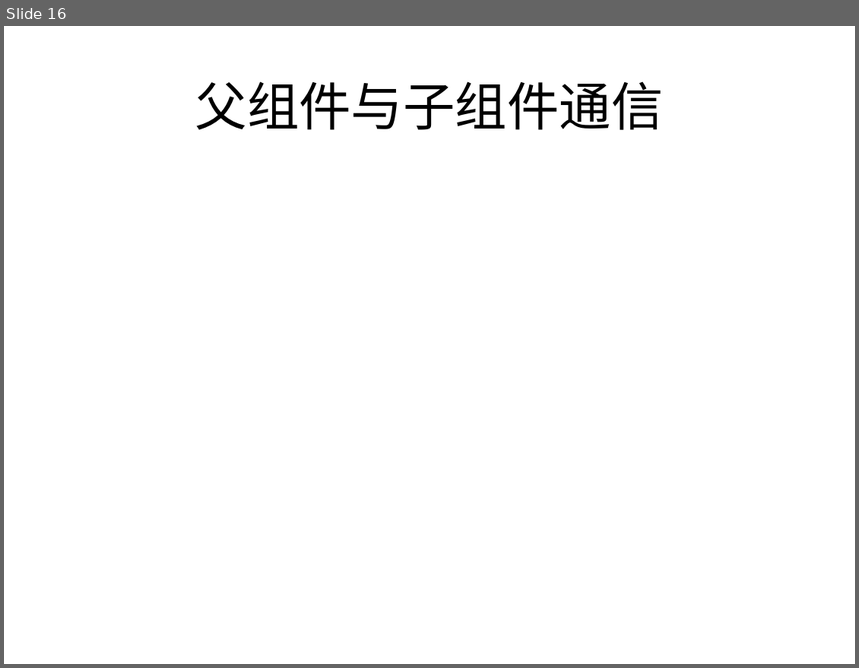
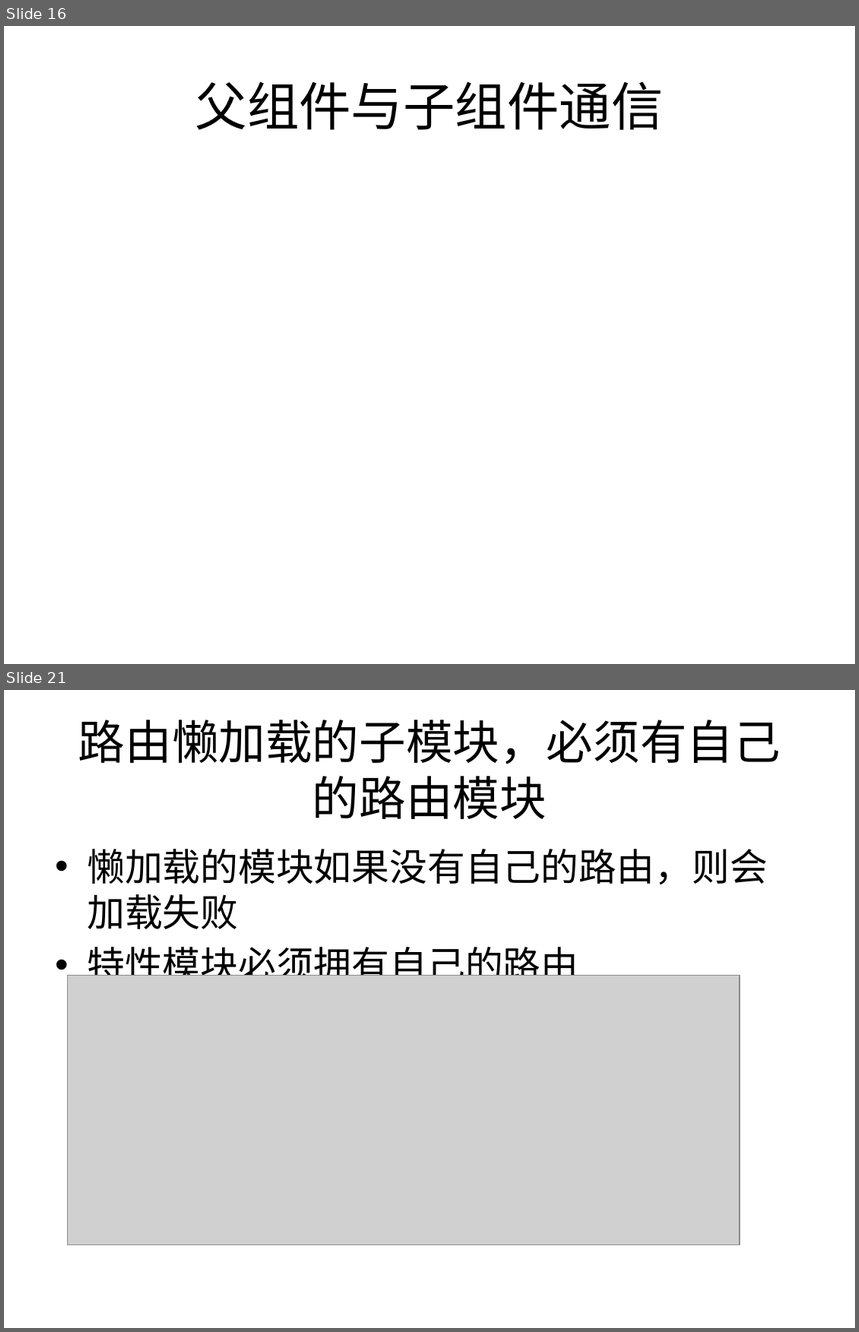
Before and after one commit to jasonLiu001/ng-study-ppt-files, a slide deck: files/Angular2.pptx. Shown one above the other, each under a label of ours: slide 16 before the commit, slides 16 and 21 after it; the slides between them are not shown. The pictures are 859x668 and 859x1332 pixels, drawn with LibreOffice and Linux fonts; fonts in the diff are those of the drawing; grey boxes stand for pictures. Boxes give left, top, right and bottom in pixels: in the first picture for what was removed or moved away, otherwise in the second. Text is boxed around its words. In the diff, an @@ line names an element or a change of style, - is before the commit and + after.

```diff
--- a/files/Angular2.pptx
+++ b/files/Angular2.pptx
@@ slide 21 added at bbox=[4, 690, 855, 1328], background #CBE9CF @@
@@ title added at bbox=[78, 720, 781, 819], 39.6 pt, text #000000 @@
+路由懒加载的子模块，必须有自己的路由模块
@@ text added at bbox=[87, 849, 768, 976], 32 pt, text #000000 @@
+• 懒加载的模块如果没有自己的路由，则会加载失败
+• 特性模块必须拥有自己的路由
@@ picture added at bbox=[68, 976, 740, 1246] @@
```
Also in this commit, not shown: 1 slide changed, 7 other slides added.
